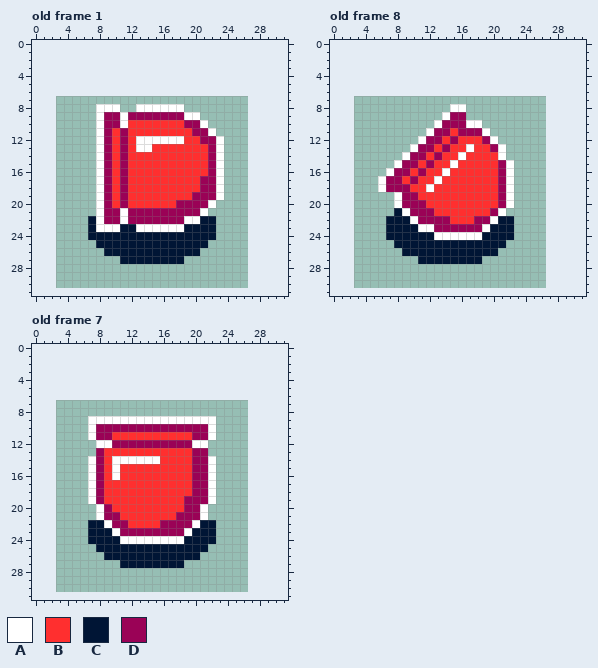
File history of a pixel-art file, sprites/bullet.ase. Above: the version before the commit.
24x24 pixels, 8 frames. Shown: old frame 1, old frame 8, old frame 7. The old version is drawn lined up with the new one, on the new canvas. The commit also changed other frames, which this record leaves out.
Visible layers, top first: "Layer 1", "Layer 2".
Palette (. is transparent): A #ffffff  B #ff2f2f  C #001535  D #9a0256
Pixels before, old frame 1, first column x 7:
 8 .AAA..AAAAAA.....
 9 .ADDADDDDDDDAA...
10 .ADDABBBBBBBDDA..
11 .ADBDBBBBBBBBDDA.
12 .ADBDBAAAAAABBDDA
13 .ADBDBAABBBBBBBDA
14 .ADBDBBBBBBBBBBDA
15 .ADBDBBBBBBBBBBDA
16 .ADBDBBBBBBBBBBDA
17 .ADBDBBBBBBBBBDDA
18 .ADBDBBBBBBBBBDDA
19 .ADBDBBBBBBBBDDDA
20 .ADBDBBBBBBDDDDA.
21 .ADDADDDDDDDDDA..
22 CADDADDDDDDDAACC.
23 CAAACCAAAAAACCCC.
24 CCCCCCCCCCCCCCCC.
25 .CCCCCCCCCCCCCC..
26 ..CCCCCCCCCCCC...
27 ....CCCCCCCC.....
Pixels before, old frame 8, first column x 6:
 8 .........AA......
 9 ........ADD......
10 .......ADDDAA....
11 ......ADDBDDDA...
12 .....ADDBDBBBDA..
13 ....ADDBDBBABBDA.
14 ...ADDBDBBABBBBA.
15 ..ADDBDBBABBBBBDA
16 .ADDBDBBABBBBBBDA
17 ADDBDBBABBBBBBBDA
18 ADDDBBABBBBBBBBDA
19 ..ADDBBBBBBBBBBDA
20 ..ADDDBBBBBBBBBDA
21 ..CADDDBBBBBBBDA.
22 .CCCADDDDBBBDDACC
23 .CCCCAADDDDDDACCC
24 .CCCCCCAAAAAACCCC
25 ..CCCCCCCCCCCCCC.
26 ...CCCCCCCCCCCC..
27 .....CCCCCCCC....
Pixels before, old frame 7, first column x 7:
 9 AAAAAAAAAAAAAAAA
10 ADDDDDDDDDDDDDDA
11 ADDBBBBBBBBBBDDA
12 .AADDDDDDDDDDAA.
13 .DBBBBBBBBBBBDD.
14 ADBAAAAAABBBBDDA
15 ADBABBBBBBBBBDDA
16 ADBABBBBBBBBBDDA
17 ADBBBBBBBBBBBDDA
18 ADBBBBBBBBBBBDDA
19 ADBBBBBBBBBBDDDA
20 .ADBBBBBBBBBDDA.
21 .ADDBBBBBBBDDDA.
22 CCADDBBBBDDDDACC
23 CCCADDDDDDDDACCC
24 CCCCAAAAAAAACCCC
25 .CCCCCCCCCCCCCC.
26 ..CCCCCCCCCCCC..
27 ....CCCCCCCC....
And afterwards:
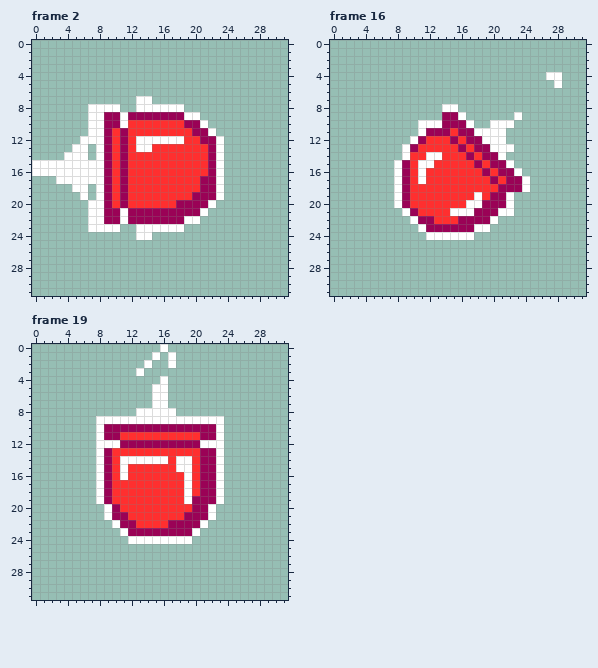
A new or re-ordered frame is compared with the old frame closest to it.
Difference:
canvas 24x24 -> 32x32, the old top-left corner now at 3,7
frames 8 -> 24
frames re-ordered
Changed rows in their new state; - is an unchanged pixel.
Frame 2 against old frame 1:
first column x 0:
 7 -------------AA--------
 8 -------A---------------
 9 -------A---------------
10 -------A---------------
11 -------A---------------
12 ------AA---------------
13 -----AA----------------
14 ----AAA----------------
15 AAAAAAAA---------------
16 AAAAAAAA---------------
17 ---AAAAA---------------
18 -----AA----------------
19 ------A----------------
20 -------A---------------
21 -------A---------------
22 -------A-------------..
23 -------A---..------....
24 -------......AA........
25 --------..............-
26 ---------............--
27 -----------........----
Frame 16 is new; against old frame 8:
first column x 6:
 4 ---------------------AA
 5 ----------------------A
 8 --------A-.------------
 9 --------D-A------A-----
10 -----AA-----.-AAA------
11 -----AD-----A-AA-------
12 ----ADBB---DDA-A-------
13 ---ADBB-B-DBDDA-A------
14 ----BBAA--BD-DD--------
15 ----BAA--B--D-D--------
16 -.A--A--B----D--DA-----
17 ..ADBA-B------DBDDA----
18 ..A---B---------DDA----
19 ----B-------A-D--------
20 ----BB-----AADD--------
21 --.--BB--AAADD--A------
22 -...---BB-DD---..------
23 -....-D-----A-...------
24 -.....A-----.....------
25 --..............-------
26 ---............--------
27 -----........----------
Frame 19 is new; against old frame 7:
first column x 7:
 0 ---------A-------
 1 --------A-A------
 2 -------A--A------
 3 ------A----------
 4 ---------A-------
 5 --------AA-------
 6 --------AA-------
 7 --------AA-------
 8 ------AAAAA------
 9 .---------------A
10 .A-------------DA
11 .A-D---------B-DA
12 ---A---------D-AA
13 -AD----------B-DA
14 .ADB-----A-AAB-DA
15 .ADBA------AAB-DA
16 .ADBA-------AB-DA
17 .AD---------AB-DA
18 .AD---------AB-DA
19 .AD---------A--DA
20 -.AD--------B-DA-
21 -.A-D------B--DA-
22 ...A-D---B---DA.-
23 ....A-------DA..-
24 .....-------A...-
25 -..............--
26 --............---
27 ----........-----
Boxes around the changes in both pictures, in picture pixels (x1, y1, x2, y2):
added: (136, 96, 152, 104)
changed: (32, 104, 216, 264)
added: (546, 72, 562, 88)
changed: (378, 104, 530, 264)
changed: (88, 344, 224, 568)
